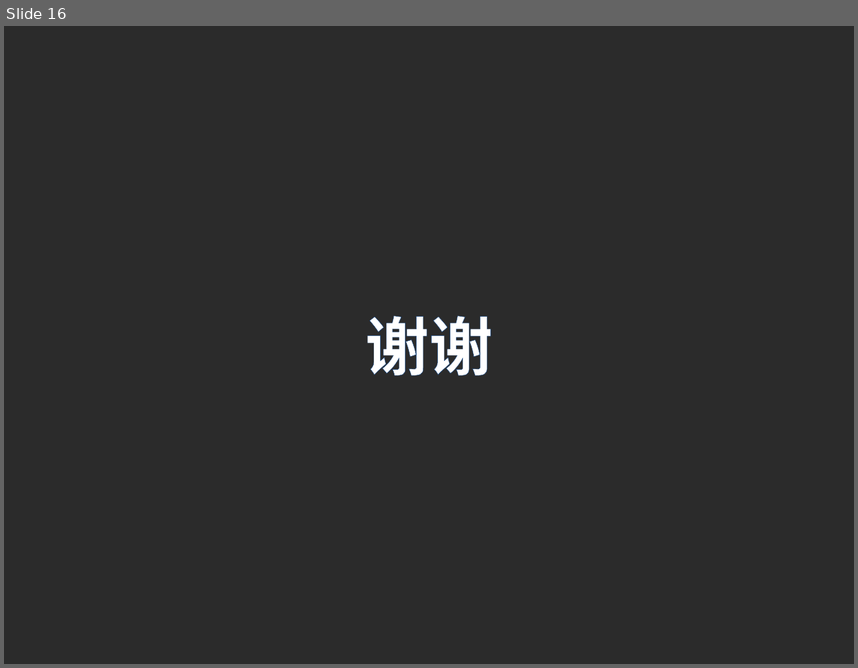
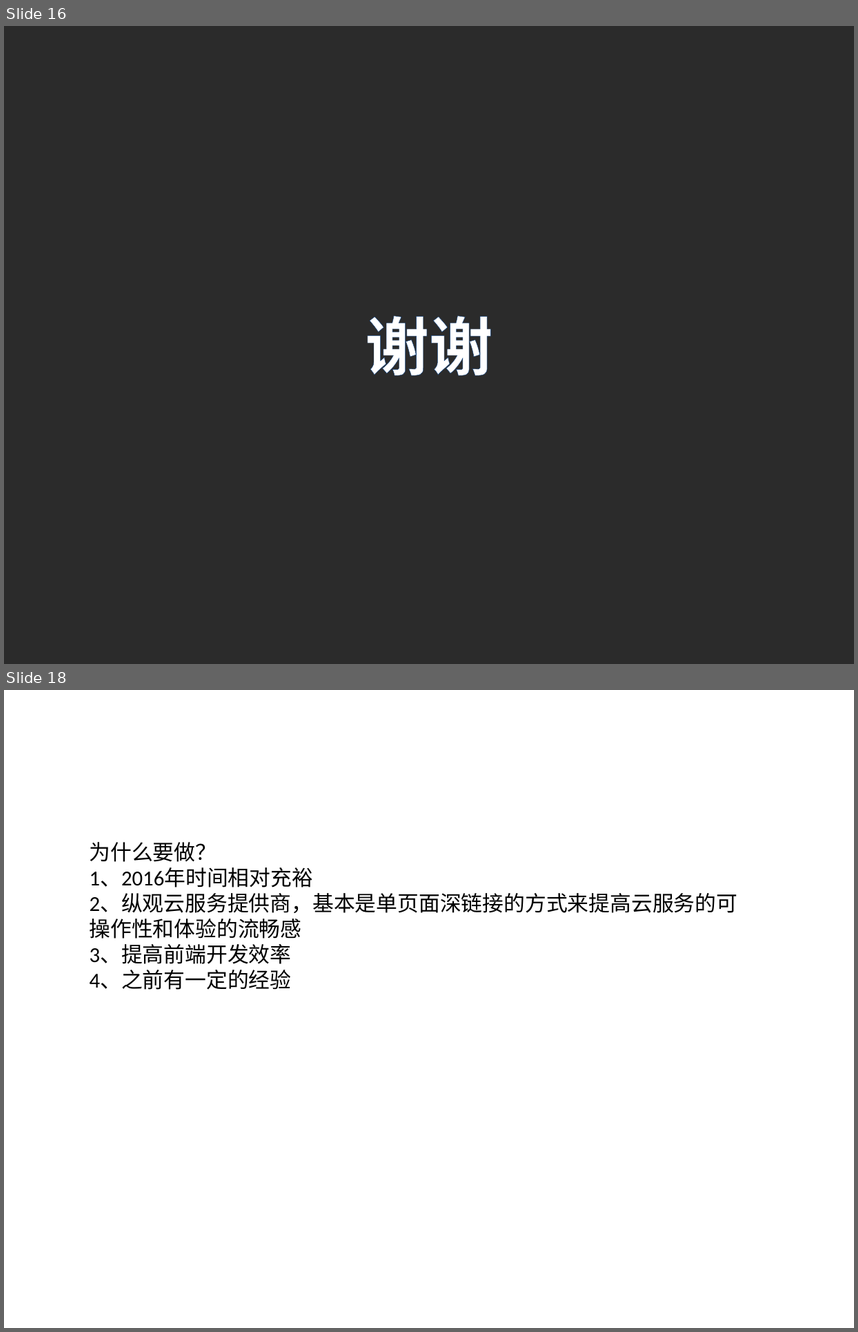
Before and after one commit to titilink/titilink-doc, a slide deck: docs/titilink架构方案_讨论稿.pptx. Shown one above the other, each under a label of ours: slide 16 before the commit, slides 16 and 18 after it; the slides between them are not shown. The pictures are 858x668 and 858x1332 pixels, drawn with LibreOffice and Linux fonts; fonts in the diff are those of the drawing; background and template pictures are left out; a plain dark background stands for a picture behind light text. Boxes give left, top, right and bottom in pixels: in the first picture for what was removed or moved away, otherwise in the second. Text is boxed around its words. In the diff, an @@ line names an element or a change of style, - is before the commit and + after.

```diff
--- a/docs/titilink架构方案_讨论稿.pptx
+++ b/docs/titilink架构方案_讨论稿.pptx
@@ slide 18 added at <box>4,690,854,1328</box>, background picture (left out) @@
@@ text added at <box>90,842,738,989</box>, 18 pt, text #000000 @@
+为什么要做？
+1、2016年时间相对充裕
+2、纵观云服务提供商，基本是单页面深链接的方式来提高云服务的可操作性和体验的流畅感
+3、提高前端开发效率
+4、之前有一定的经验
```
Also in this commit, not shown: 1 other slide added, 3 other files.
